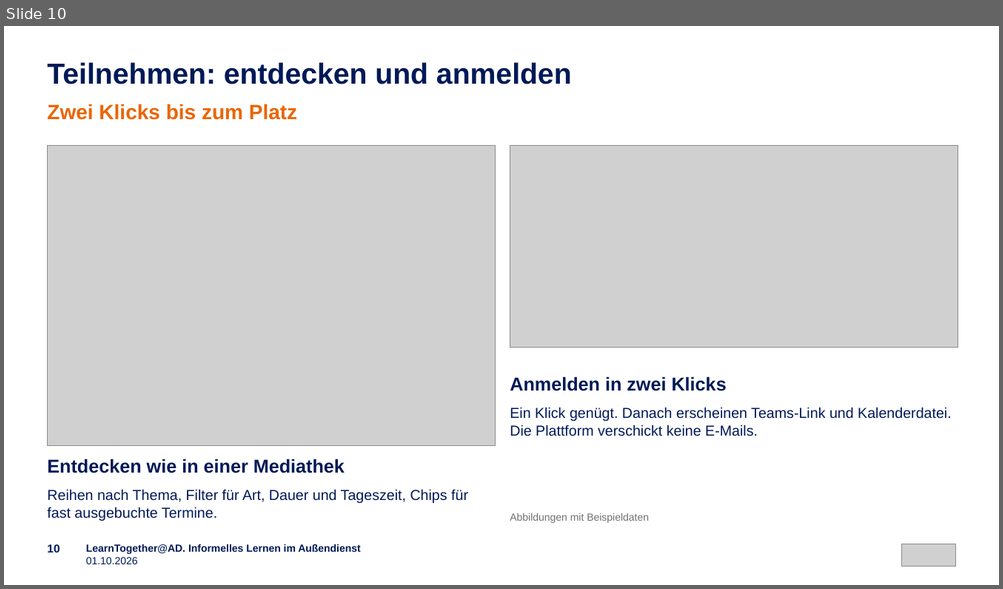
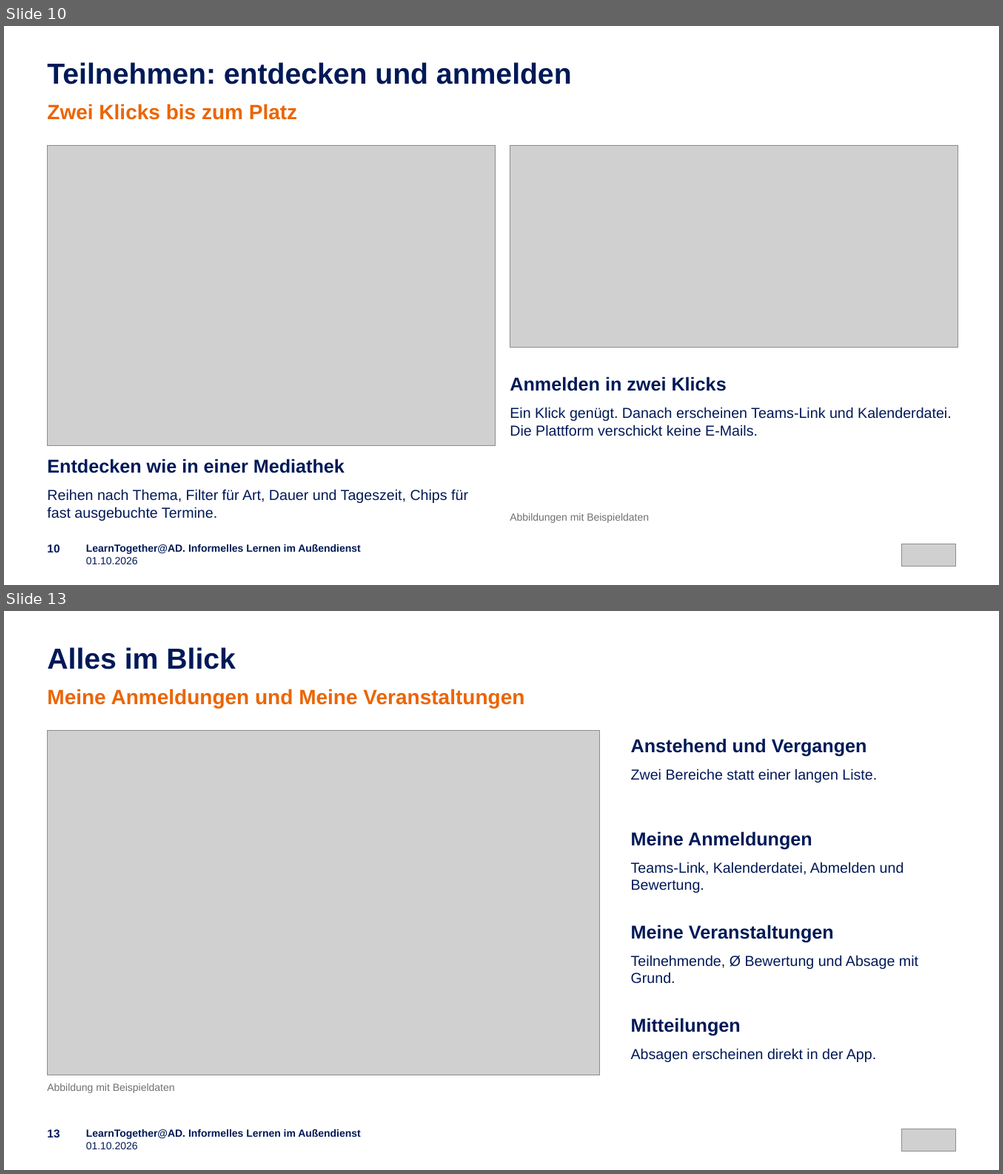
Before and after one commit to emplush/ruv_learntogether, a slide deck: docs/LearnTogether-AD_Praesentation.pptx. Shown one above the other, each under a label of ours: slide 10 before the commit, slides 10 and 13 after it; the slides between them are not shown. The pictures are 1003x589 and 1003x1174 pixels, drawn with LibreOffice and Linux fonts; fonts in the diff are those of the drawing; grey boxes stand for pictures. Boxes give left, top, right and bottom in pixels: in the first picture for what was removed or moved away, otherwise in the second. Text is boxed around its words. In the diff, an @@ line names an element or a change of style, - is before the commit and + after.

```diff
--- a/docs/LearnTogether-AD_Praesentation.pptx
+++ b/docs/LearnTogether-AD_Praesentation.pptx
@@ slide 13 added at (x1=4, y1=611, x2=999, y2=1170), background #FFFFFF @@
@@ text added at (x1=47, y1=647, x2=236, y2=669), 28 pt, text #001957, bold @@
+Alles im Blick
@@ text added at (x1=47, y1=689, x2=524, y2=708), 20 pt, text #EB6504, bold @@
+Meine Anmeldungen und Meine Veranstaltungen
@@ picture added at (x1=47, y1=730, x2=600, y2=1075) @@
@@ text added at (x1=631, y1=738, x2=867, y2=757), 18 pt, text #001957, bold @@
+Anstehend und Vergangen
@@ text added at (x1=631, y1=769, x2=876, y2=783), 14 pt, text #001957 @@
+Zwei Bereiche statt einer langen Liste.
@@ text added at (x1=631, y1=832, x2=812, y2=850), 18 pt, text #001957, bold @@
+Meine Anmeldungen
@@ text added at (x1=631, y1=862, x2=904, y2=893), 14 pt, text #001957 @@
+Teams-Link, Kalenderdatei, Abmelden und Bewertung.
@@ text added at (x1=631, y1=925, x2=834, y2=943), 18 pt, text #001957, bold @@
+Meine Veranstaltungen
@@ text added at (x1=631, y1=955, x2=918, y2=984), 14 pt, text #001957 @@
+Teilnehmende, Ø Bewertung und Absage mit Grund.
@@ text added at (x1=631, y1=1018, x2=740, y2=1037), 18 pt, text #001957, bold @@
+Mitteilungen
@@ text added at (x1=631, y1=1048, x2=876, y2=1062), 14 pt, text #001957 @@
+Absagen erscheinen direkt in der App.
@@ text added at (x1=47, y1=1084, x2=175, y2=1093), 10 pt, text #707070 @@
+Abbildung mit Beispieldaten
@@ text added at (x1=47, y1=1130, x2=60, y2=1138), 11 pt, text #001957, bold @@
+13
@@ text added at (x1=86, y1=1130, x2=360, y2=1150), 10 pt, text #001957, bold @@
+LearnTogether@AD. Informelles Lernen im Außendienst
+01.10.2026
@@ picture added at (x1=902, y1=1130, x2=956, y2=1151) @@
```
Also in this commit, not shown: 16 slides changed, 1 other slide added.
